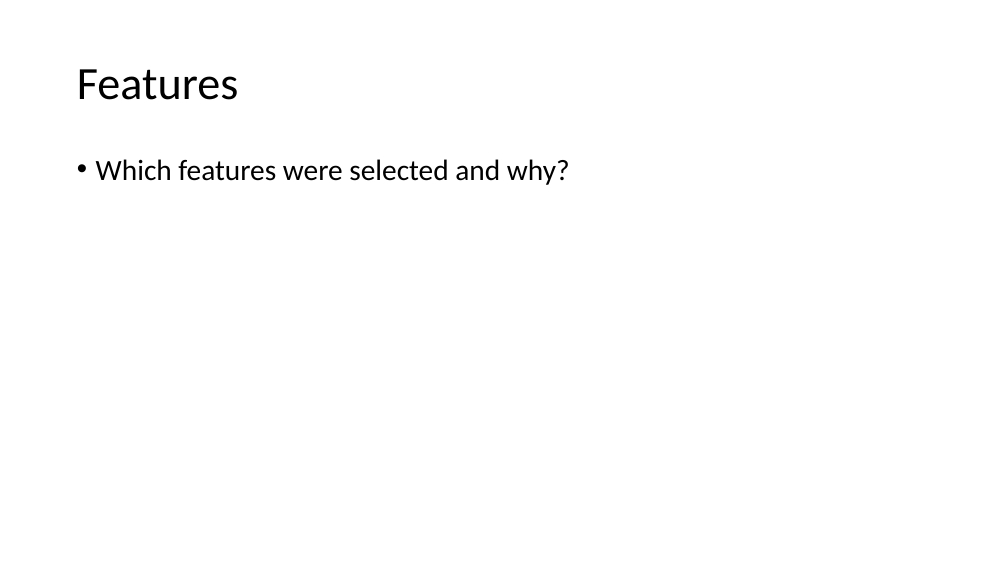
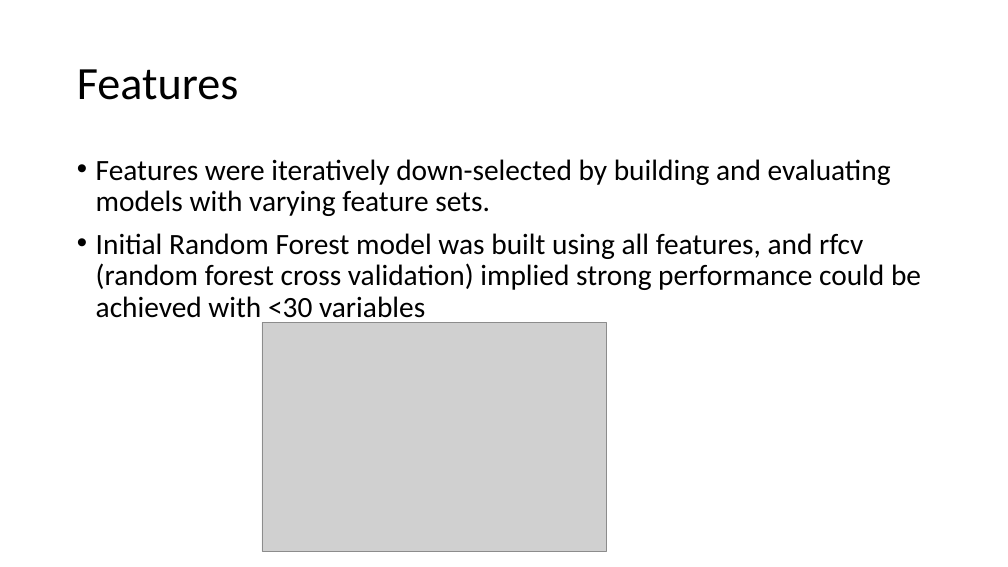
Before and after one commit to DannyGsGit/UW_DS450, a slide deck: slide 7 of Capstone/Docs/Homework/Template_Individual.pptx (slide 4 before the commit). Drawn at 1008x567 pixels with LibreOffice and Linux fonts; fonts in the diff are those of the drawing; grey boxes stand for pictures. Boxes give left, top, right and bottom in pixels: in the first picture for what was removed or moved away, otherwise in the second. Text is boxed around its words. In the diff, an @@ line names an element or a change of style, - is before the commit and + after.

```diff
--- a/Capstone/Docs/Homework/Template_Individual.pptx
+++ b/Capstone/Docs/Homework/Template_Individual.pptx
@@ text at [96, 159, 921, 325]: text changed @@
-• Which features were selected and why?
+• Features were iteratively down-selected by building and evaluating models with varying feature sets.
+• Initial Random Forest model was built using all features, and rfcv (random forest cross validation) implied strong performance could be achieved with <30 variables
@@ picture added at [262, 323, 606, 552] @@
```
Also in this commit, not shown: 2 other slides changed, 8 slides added, 1 slide removed.
